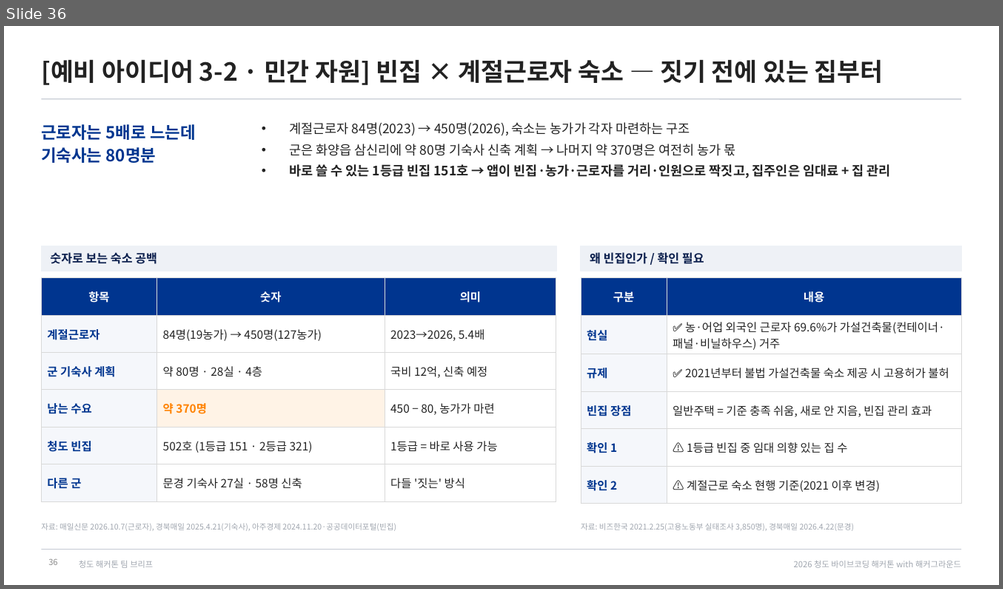
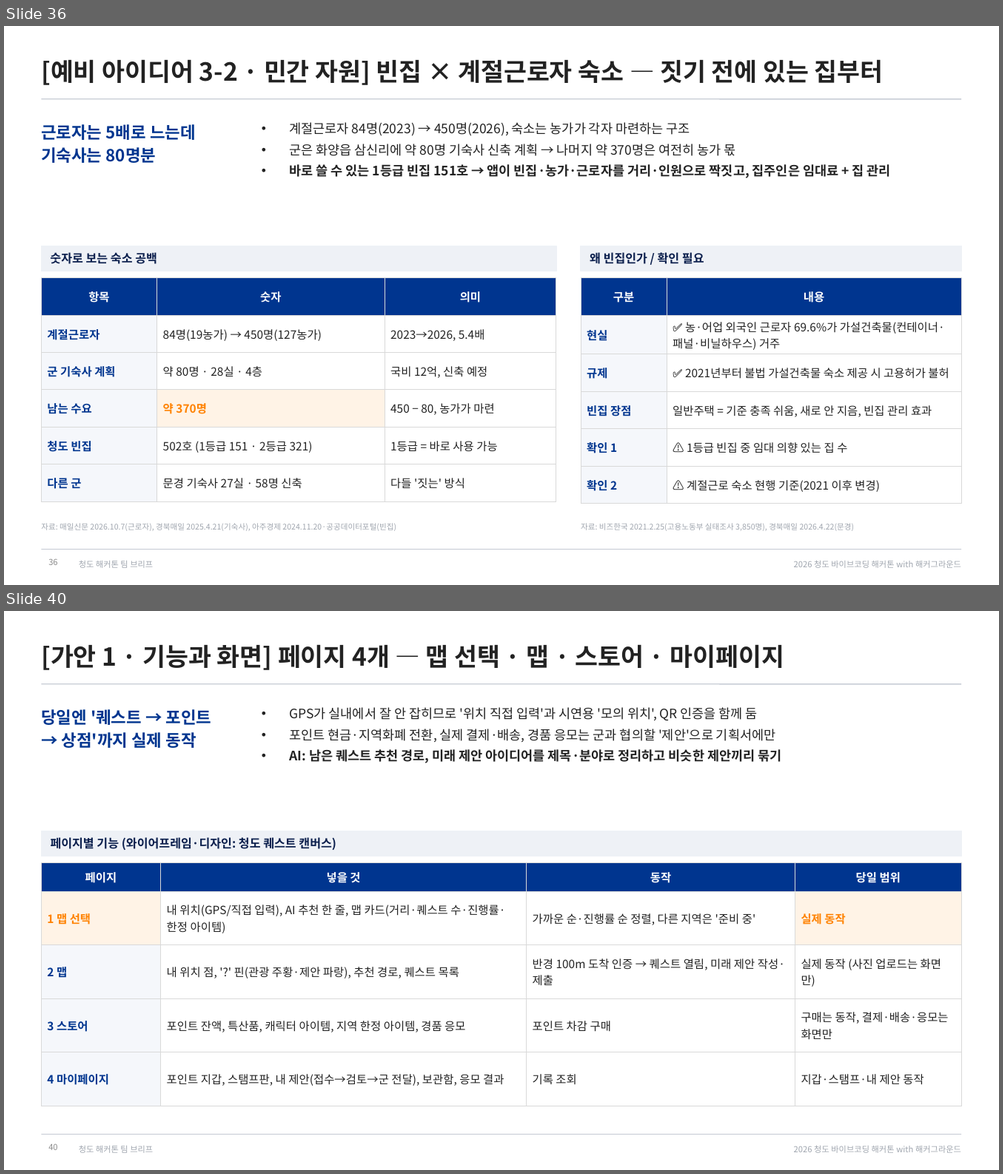
Before and after one commit to fordgril307-wq/Cheongdo_Hackathon, a slide deck: docs/team-brief/청도해커톤_팀브리프.pptx. Shown one above the other, each under a label of ours: slide 36 before the commit, slides 36 and 40 after it; the slides between them are not shown. The pictures are 1003x589 and 1003x1174 pixels, drawn with LibreOffice and Linux fonts; fonts in the diff are those of the drawing. Boxes give left, top, right and bottom in pixels: in the first picture for what was removed or moved away, otherwise in the second. Text is boxed around its words. In the diff, an @@ line names an element or a change of style, - is before the commit and + after.

```diff
--- a/docs/team-brief/청도해커톤_팀브리프.pptx
+++ b/docs/team-brief/청도해커톤_팀브리프.pptx
@@ slide 40 added at (x1=4, y1=611, x2=999, y2=1170), background #FFFFFF; not listed: 4 template elements that a slide beside it also shows @@
@@ title added at (x1=41, y1=644, x2=784, y2=670), 24 pt, text #222222, bold @@
+[가안 1 · 기능과 화면] 페이지 4개 — 맵 선택 · 맵 · 스토어 · 마이페이지
@@ text added at (x1=41, y1=709, x2=211, y2=748), 16 pt, text #00358F, bold @@
+당일엔 '퀘스트 → 포인트
+→ 상점'까지 실제 동작
@@ text added at (x1=290, y1=707, x2=781, y2=763), 12.5 pt, text #222222 @@
+• GPS가 실내에서 잘 안 잡히므로 '위치 직접 입력'과 시연용 '모의 위치', QR 인증을 함께 둠
+• 포인트 현금·지역화폐 전환, 실제 결제·배송, 경품 응모는 군과 협의할 '제안'으로 기획서에만
+• AI: 남은 퀘스트 추천 경로, 미래 제안 아이디어를 제목·분야로 정리하고 비슷한 제안끼리 묶기
@@ rectangle added at (x1=41, y1=831, x2=962, y2=857), fill #EEF1F6, outline #EEF1F6 1 pt @@
@@ text added at (x1=51, y1=837, x2=336, y2=850), 11.5 pt, text #0B1F4D, bold @@
+페이지별 기능 (와이어프레임·디자인: 청도 퀘스트 캔버스)
@@ table added at (x1=41, y1=863, x2=962, y2=1089), 5 rows, 4 columns @@
+페이지 | 넣을 것 | 동작 | 당일 범위
+1 맵 선택 | 내 위치(GPS/직접 입력), AI 추천 한 줄, 맵 카드(거리·퀘스트 수·진행률·한정 아이템) | 가까운 순·진행률 순 정렬, 다른 지역은 '준비 중' | 실제 동작
+2 맵 | 내 위치 점, '?' 핀(관광 주황·제안 파랑), 추천 경로, 퀘스트 목록 | 반경 100m 도착 인증 → 퀘스트 열림, 미래 제안 작성·제출 | 실제 동작 (사진 업로드는 화면만)
+3 스토어 | 포인트 잔액, 특산품, 캐릭터 아이템, 지역 한정 아이템, 경품 응모 | 포인트 차감 구매 | 구매는 동작, 결제·배송·응모는 화면만
+4 마이페이지 | 포인트 지갑, 스탬프판, 내 제안(접수→검토→군 전달), 보관함, 응모 결과 | 기록 조회 | 지갑·스탬프·내 제안 동작
@@ page number added at (x1=48, y1=1145, x2=57, y2=1150), 8 pt, text #8C8C8C @@
+40
```
Also in this commit, not shown: 21 slides changed, 3 other slides added, 3 other files.
